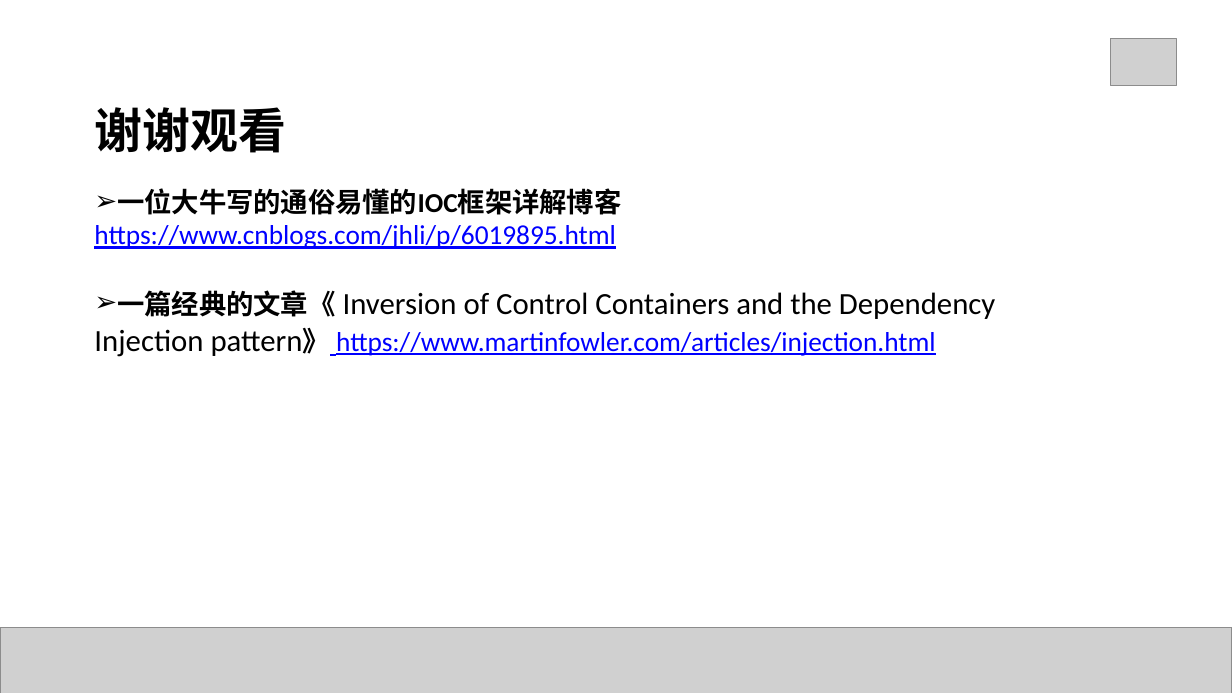
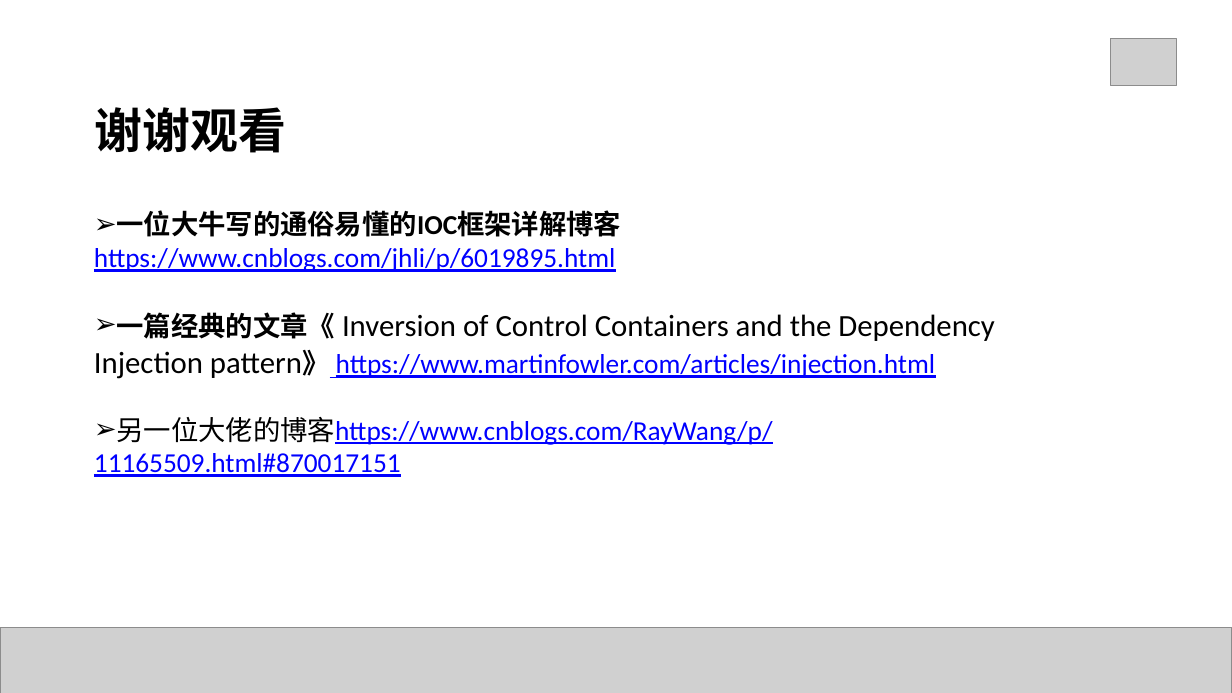
Before and after one commit to Mrchensama/DependenceInjection, a slide deck: slide 41 of 陈胡-依赖注入.pptx (slide 35 before the commit). Drawn at 1232x693 pixels with LibreOffice and Linux fonts; fonts in the diff are those of the drawing; grey boxes stand for pictures. Boxes give left, top, right and bottom in pixels: in the first picture for what was removed or moved away, otherwise in the second. Text is boxed around its words. In the diff, an @@ line names an element or a change of style, - is before the commit and + after.

```diff
--- a/陈胡-依赖注入.pptx
+++ b/陈胡-依赖注入.pptx
@@ text "一位大牛写的通俗易懂的IOC框架详解博客 https://www.cnblogs.com/jhli/p/6019895. ...": place and size @@
-text "一位大牛写的通俗易懂的IOC框架详解博客 https://www.cnblogs.com/jhli/p/6019895. ..." at bbox=[94, 188, 995, 357]
+text "一位大牛写的通俗易懂的IOC框架详解博客 https://www.cnblogs.com/jhli/p/6019895. ..." at bbox=[94, 210, 994, 477]
@@ text at bbox=[94, 417, 773, 477]: paragraph added @@
+➢ 另一位大佬的博客https://www.cnblogs.com/RayWang/p/11165509.html#870017151
```
Also in this commit, not shown: 14 other slides changed, 8 slides added, 2 slides removed, 5 other files.
